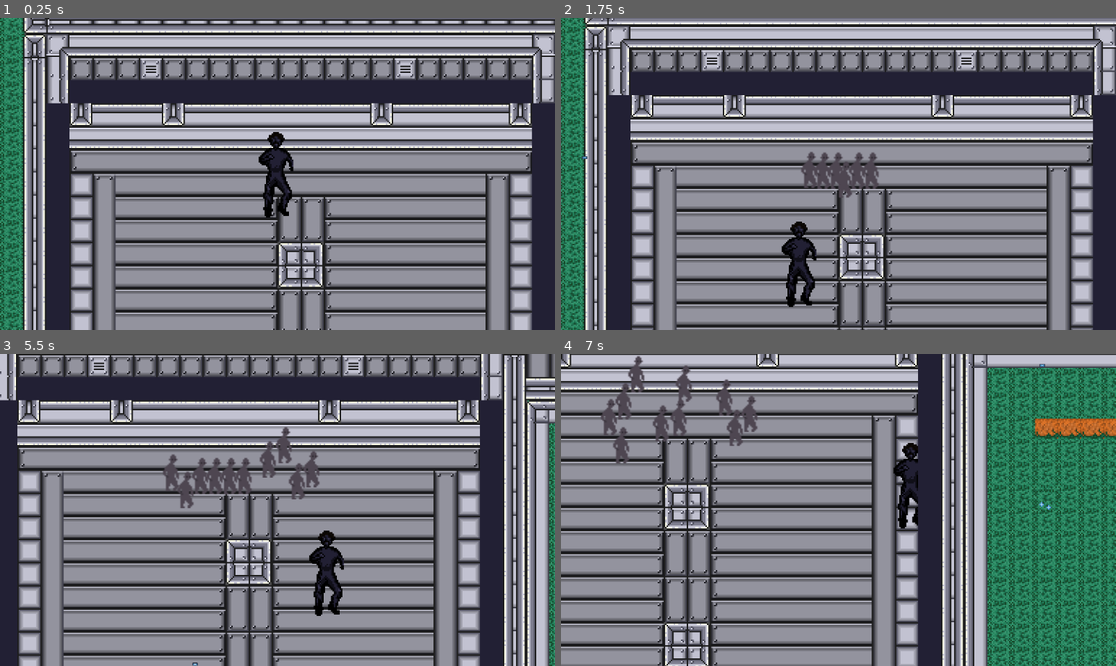
Above: before the commit, frames 1-4 (two rows, left to right).
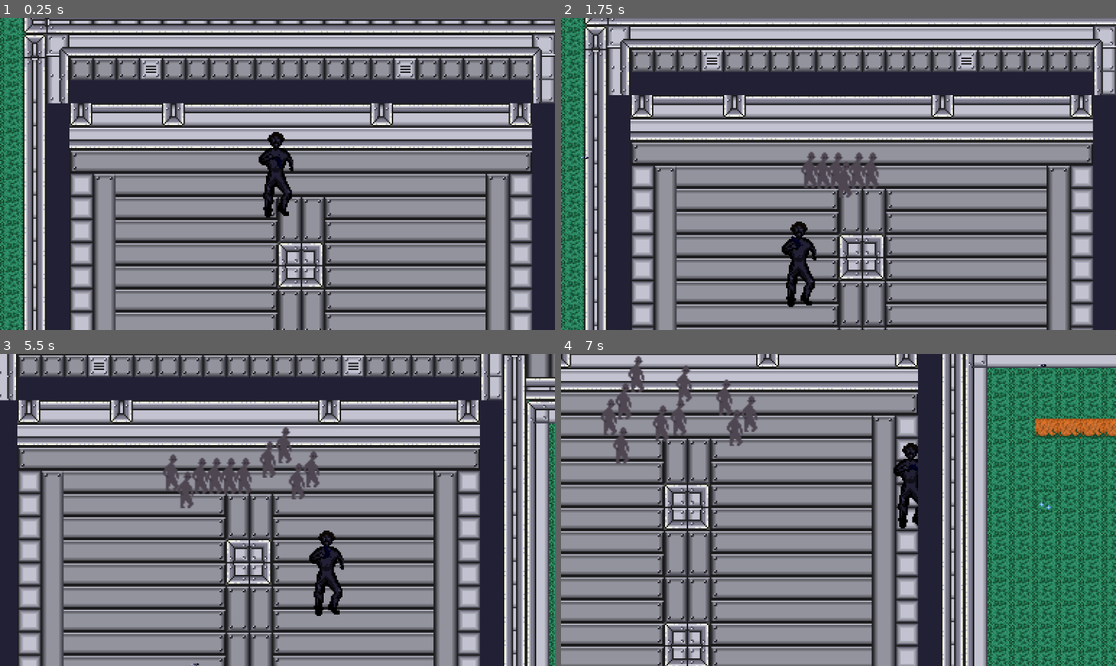
Above: after the commit, the same moments.

Repository: MoeOverload/ScreamJam_2025
Game: Godot game, scene res://main.tscn
The game is run twice, just before and just after one commit, with the same random seed, the same clock (stepped at 60 frames per second) and the same inputs. The engine's default icon, where the game draws it, is replaced by a stand-in: a white triangle on a blue panel in a dark square.
Inputs (mouse positions are in pixels of both pictures, inside the frame that each line leads up to):
- Up to frame 1 (0.25 s): no input
- Up to frame 2 (1.75 s): move the mouse to (960, 158) at 0.52 s; hold D (right) 0.53-1.28 s; tap Shift (dash) at 0.6, 1.35 s; click (960, 158) at 0.67 s; move the mouse to (727, 189) at 1.27 s; hold S (down) from 1.28 s (still down); click (727, 189) at 1.42 s
- Up to frame 3 (5.5 s): move the mouse to (333, 441) at 2.02 s; release S (down) at 2.03 s; hold D (right) 2.03-2.78 s; tap Shift (dash) every 0.75 s from 2.1 to 5.1 s; click (333, 441) at 2.17 s; move the mouse to (249, 572) at 2.77 s; hold W (up) 2.78-3.53 s; click (249, 572) at 2.92 s; move the mouse to (444, 556) at 3.52 s; hold A (left) 3.53-5.03 s; click (444, 556) at 3.67 s; move the mouse to (111, 463) at 4.27 s; click (111, 463) at 4.42 s; move the mouse to (305, 510) at 5.02 s; hold S (down) from 5.03 s (still down); click (305, 510) at 5.17 s
- Up to frame 4 (7 s): move the mouse to (755, 432) at 5.77 s; release S (down) at 5.78 s; hold D (right) 5.78-6.53 s; tap Shift (dash) at 5.85, 6.6 s; click (755, 432) at 5.92 s; move the mouse to (960, 494) at 6.52 s; hold W (up) from 6.53 s (still down); click (960, 494) at 6.67 s

The runs differ from the first frame. In frame 1, less than 0.1% of the frame differs, in the area x 48-51%, y 43-48%; in frame 2, less than 0.1%; in frame 3, less than 0.1%, in the area x 34-60%, y 61-100%; in frame 4, less than 0.1%.

Commit message:
shoots from player.gd still, but the gun is held by the player, rotates to wher the cursor is pointing. -*bug: hand behind gun, bullets shoot weird at cirtain angles, make if check for that at some point

Diff:
--- a/zombie-lab-escape/scenes/bullet/bullet.tscn
+++ b/zombie-lab-escape/scenes/bullet/bullet.tscn
@@ -1,22 +1,26 @@
 [gd_scene load_steps=4 format=3 uid="uid://b72gtalx85upg"]
 
-[ext_resource type="Texture2D" uid="uid://dnvhijcir00l2" path="res://icon.svg" id="1_7c8un"]
+[ext_resource type="Texture2D" uid="uid://e8unvrust18v" path="res://Scream_Jam_2025_Art/Weapons/bullet.png" id="1_83itf"]
 [ext_resource type="Script" uid="uid://dh81bqccb8wvi" path="res://scenes/bullet/bullet.gd" id="2_83itf"]
 
 [sub_resource type="CapsuleShape2D" id="CapsuleShape2D_83itf"]
-radius = 64.0
-height = 128.0
+radius = 1.6666666
+height = 5.1993065
 
 [node name="Bullet" type="Sprite2D" groups=["bullet"]]
+texture_filter = 1
+texture_repeat = 1
 position = Vector2(-2.9802322e-08, 0)
-scale = Vector2(0.03125, 0.015625)
-texture = ExtResource("1_7c8un")
+scale = Vector2(0.577, 0.3)
+texture = ExtResource("1_83itf")
 script = ExtResource("2_83itf")
 
 [node name="Area2D" type="Area2D" parent="." groups=["bullet"]]
 
 [node name="CollisionShape2D" type="CollisionShape2D" parent="Area2D"]
-rotation = 4.712389
+position = Vector2(2.9802319e-08, 0)
+rotation = -1.5707964
+scale = Vector2(2, 2)
 shape = SubResource("CapsuleShape2D_83itf")
 
 [node name="bullet_queuefree_time" type="Timer" parent="."]
--- /dev/null
+++ b/zombie-lab-escape/scenes/pistol.gd
@@ -0,0 +1,10 @@
+extends Node2D
+
+func _process(delta: float) -> void:
+	look_at(get_global_mouse_position())
+
+	rotation_degrees = wrap(rotation_degrees,0,360)
+	if rotation_degrees > 90 and rotation_degrees < 270:
+			scale.y = -1
+	else:
+		scale.y = 1
--- /dev/null
+++ b/zombie-lab-escape/scenes/pistol.tscn
@@ -0,0 +1,24 @@
+[gd_scene load_steps=4 format=3 uid="uid://btrmqghaekm2n"]
+
+[ext_resource type="Script" uid="uid://bh5r6su324ogc" path="res://scenes/pistol.gd" id="1_buff3"]
+[ext_resource type="Texture2D" uid="uid://66ow2st7g32a" path="res://Scream_Jam_2025_Art/Weapons/coolGun.png" id="1_igbvm"]
+
+[sub_resource type="SpriteFrames" id="SpriteFrames_igbvm"]
+animations = [{
+"frames": [{
+"duration": 1.0,
+"texture": ExtResource("1_igbvm")
+}],
+"loop": true,
+"name": &"default",
+"speed": 5.0
+}]
+
+[node name="pistol" type="Node2D"]
+script = ExtResource("1_buff3")
+
+[node name="AnimatedSprite2D" type="AnimatedSprite2D" parent="."]
+texture_filter = 1
+texture_repeat = 1
+position = Vector2(3, -1)
+sprite_frames = SubResource("SpriteFrames_igbvm")
--- a/zombie-lab-escape/scenes/player/player.tscn
+++ b/zombie-lab-escape/scenes/player/player.tscn
@@ -1,7 +1,8 @@
-[gd_scene load_steps=5 format=3 uid="uid://cdrt0fpl2gi5f"]
+[gd_scene load_steps=6 format=3 uid="uid://cdrt0fpl2gi5f"]
 
 [ext_resource type="Script" uid="uid://saicthmx7j5u" path="res://scenes/player/Player.gd" id="1_dovo2"]
 [ext_resource type="Texture2D" uid="uid://b5c6m1evv44ef" path="res://Scream_Jam_2025_Art/Player/playersprite.png" id="2_dovo2"]
+[ext_resource type="PackedScene" uid="uid://btrmqghaekm2n" path="res://scenes/pistol.tscn" id="3_gmlin"]
 
 [sub_resource type="CapsuleShape2D" id="CapsuleShape2D_dovo2"]
 radius = 5.0
@@ -39,5 +40,8 @@
 wait_time = 0.2
 one_shot = true
 
+[node name="pistol" parent="." instance=ExtResource("3_gmlin")]
+position = Vector2(-2, -11)
+
 [connection signal="timeout" from="dash_cooldown" to="." method="_on_dash_cooldown_timeout"]
 [connection signal="timeout" from="shooting_cooldown" to="." method="_on_shooting_cooldown_timeout"]
Binary file added: zombie-lab-escape/Scream_Jam_2025_Art/Weapons/bullet.png
Not shown, added: zombie-lab-escape/Scream_Jam_2025_Art/Weapons/bullet.png.import
Binary file added: zombie-lab-escape/Scream_Jam_2025_Art/Weapons/coolGun.png
Not shown, added: zombie-lab-escape/Scream_Jam_2025_Art/Weapons/coolGun.png.import
Not shown, added: zombie-lab-escape/scenes/pistol.gd.uid
